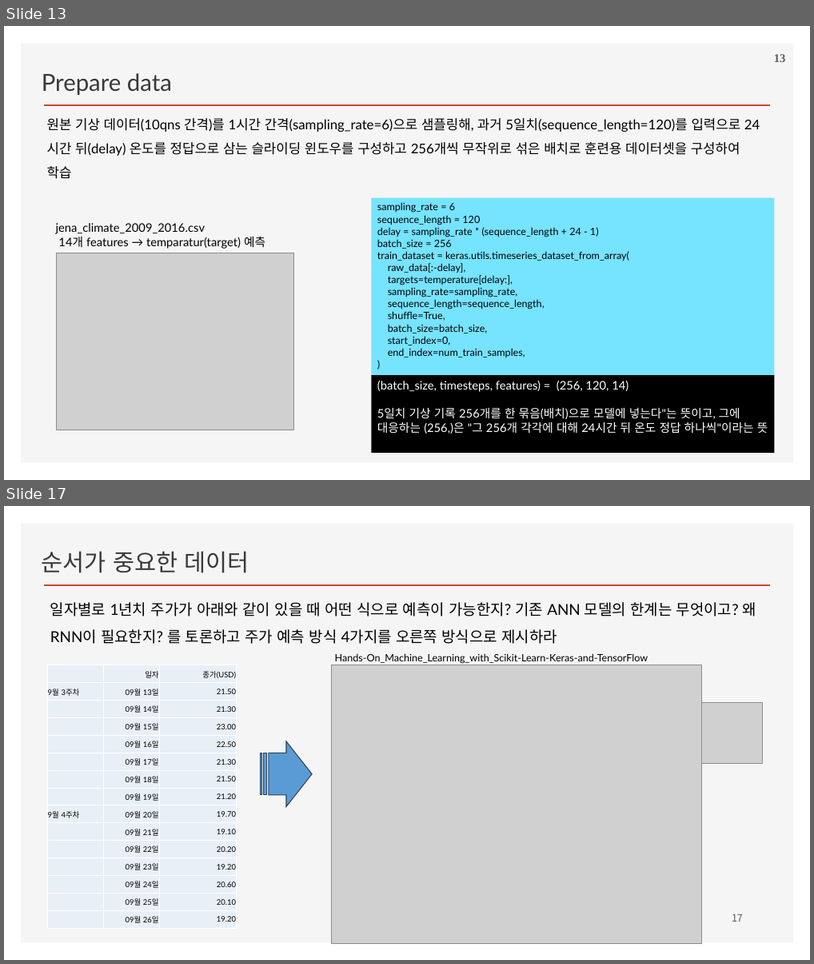
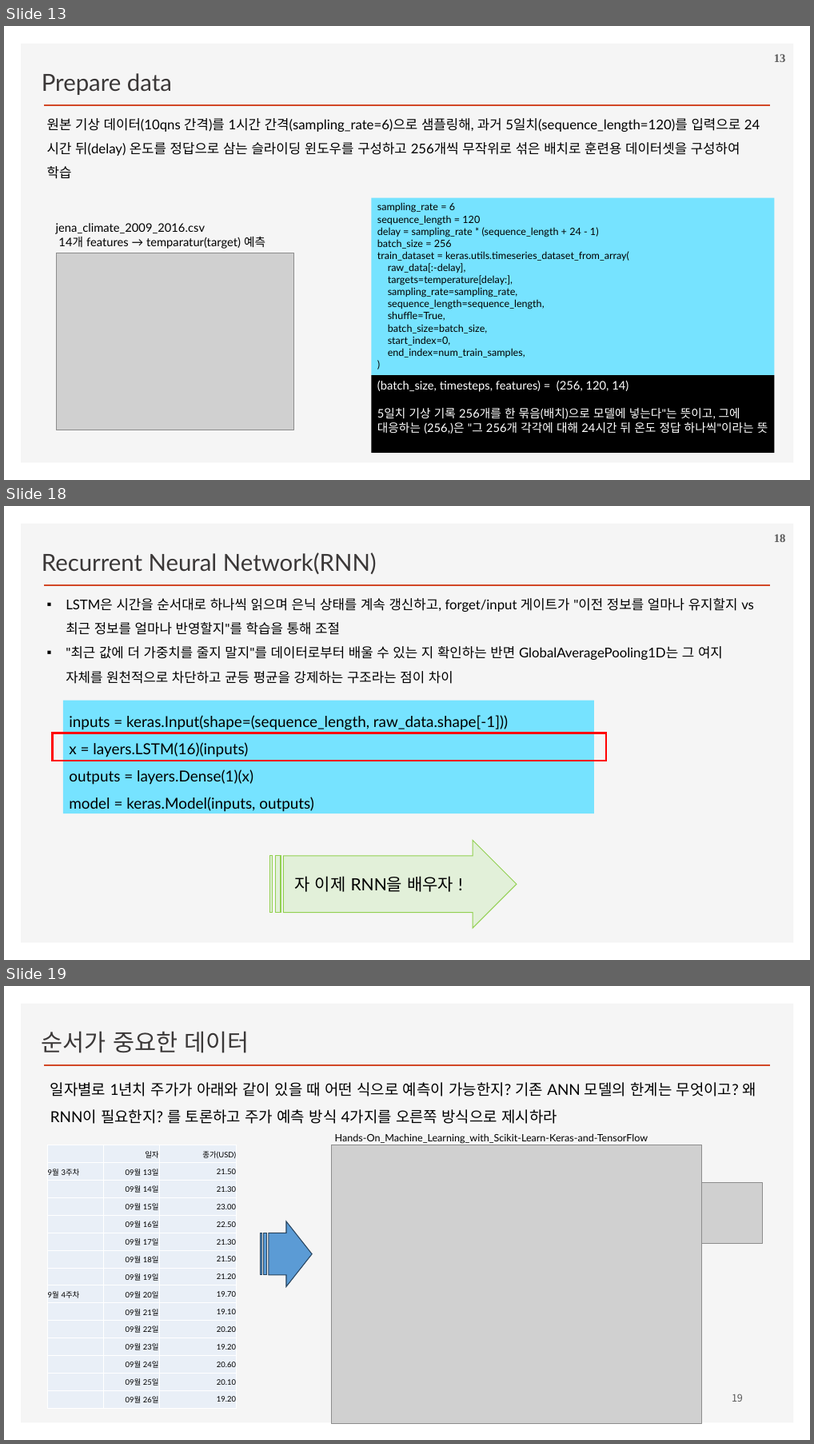
Before and after one commit to ancestor9/2026_Fall_Deep-Learning-with-Python, a slide deck: Chapter 13 Timeseries forecasting.pptx. Shown one above the other, each under a label of ours: slides 13 and 17 before the commit, slides 13, 18 and 19 after it; the slides between them are not shown. The pictures are 814x964 and 814x1444 pixels, drawn with LibreOffice and Linux fonts; fonts in the diff are those of the drawing; grey boxes stand for pictures; background and template pictures are left out. Boxes give left, top, right and bottom in pixels: in the first picture for what was removed or moved away, otherwise in the second. Text is boxed around its words. In the diff, an @@ line names an element or a change of style, - is before the commit and + after.

```diff
--- a/Chapter 13 Timeseries forecasting.pptx
+++ b/Chapter 13 Timeseries forecasting.pptx
@@ slide 18 added at [4,506,810,960], background #FFFFFF; not listed: 2 template elements that a slide beside it also shows @@
@@ text added at [42,552,377,574], 28 pt, text #3B3838 @@
+Recurrent Neural Network(RNN)
@@ page number added at [774,534,786,542], 14 pt, text #595959, bold @@
+18
@@ text added at [66,598,754,684], 16 pt, text #000000 @@
+▪ LSTM은 시간을 순서대로 하나씩 읽으며 은닉 상태를 계속 갱신하고, forget/input 게이트가 "이전 정보를 얼마나 유지할지 vs 최근 정보를 얼마나 반영할지"를 학습을 통해 조절
+▪ "최근 값에 더 가중치를 줄지 말지"를 데이터로부터 배울 수 있는 지 확인하는 반면 GlobalAveragePooling1D는 그 여지 자체를 원천적으로 차단하고 균등 평균을 강제하는 구조라는 점이 차이
@@ rectangle added at [63,700,594,813], fill #76E3FF, 18 pt, text #000000 @@
+inputs = keras.Input(shape=(sequence_length, raw_data.shape[-1]))
+x = layers.LSTM(16)(inputs)
+outputs = layers.Dense(1)(x)
+model = keras.Model(inputs, outputs)
@@ rectangle added at [52,733,606,760], outline #FF0000 2.25 pt @@
@@ striped right arrow added at [270,840,517,928], fill #E2F0D9, outline #92D050 1 pt @@
@@ text added at [295,876,454,892], 20 pt, text #000000 @@
+자 이제 RNN을 배우자 !
@@ what was slide 17 is now slide 19 @@
@@ page number at [732,1393,743,1401]: text changed @@
-17
+19
```
Also in this commit, not shown: 2 slides changed, 2 other slides added, 1 slide removed.
